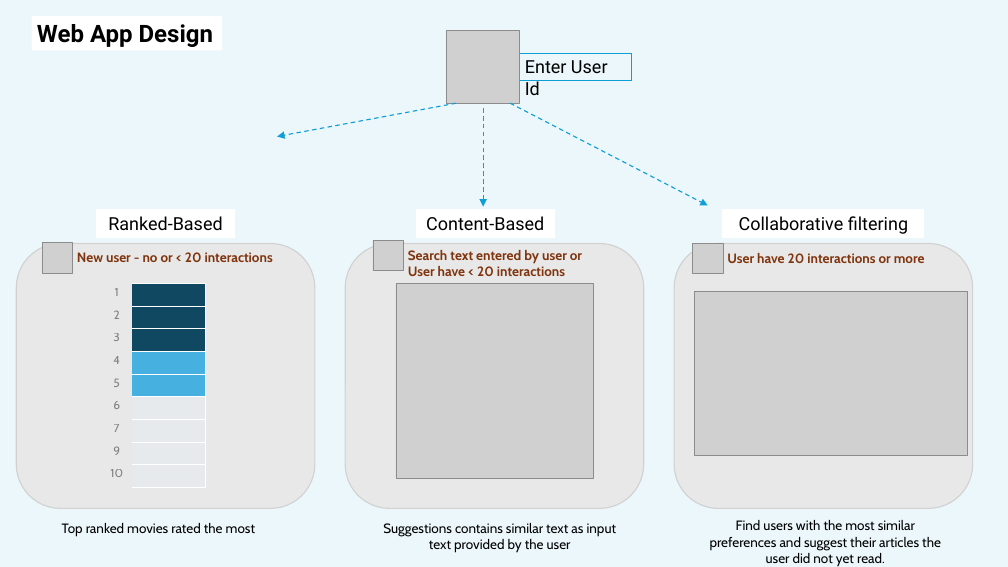
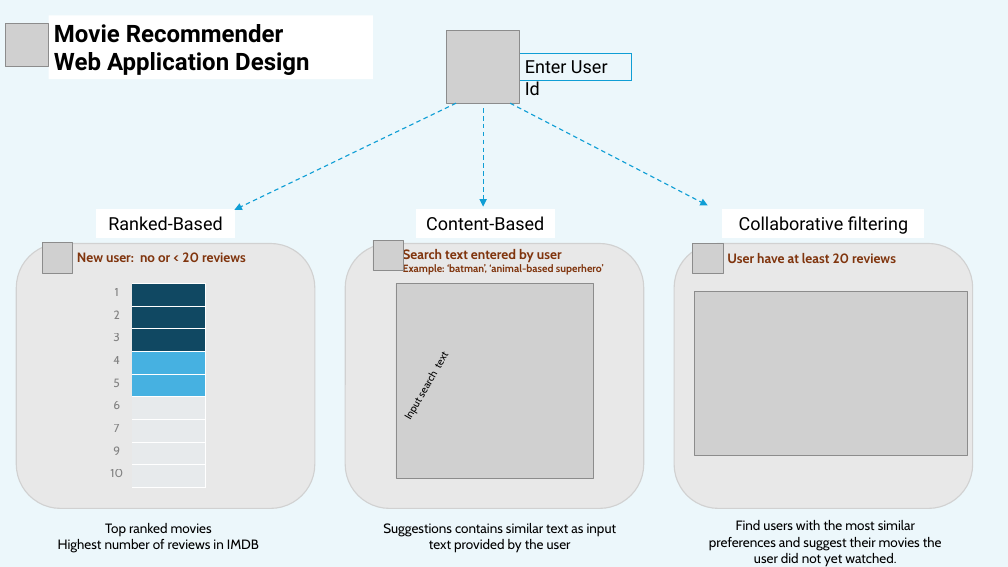
Before and after one commit to JuanitaSmith/capstone_movie_recommendation, a slide deck: slide 1 of docs/webapp_design.pptx. Drawn at 1008x567 pixels with LibreOffice and Linux fonts; fonts in the diff are those of the drawing; grey boxes stand for pictures. Boxes give left, top, right and bottom in pixels: in the first picture for what was removed or moved away, otherwise in the second. Text is boxed around its words. In the diff, an @@ line names an element or a change of style, - is before the commit and + after.

```diff
--- a/docs/webapp_design.pptx
+++ b/docs/webapp_design.pptx
@@ picture added at box(5, 23, 49, 66) @@
@@ rectangle "Movie Recommender": place and size @@
-rectangle "Movie Recommender" at box(31, 16, 222, 51)
+rectangle "Movie Recommender" at box(49, 16, 373, 79)
@@ text in rectangle at box(54, 24, 309, 75): text changed @@
-Web App Design
+Movie Recommender
+Web Application Design
@@ arrow moved from (456, 103) - (277, 137) to (456, 103) - (234, 210) @@
@@ text at box(77, 252, 246, 262): text changed @@
-New user - no or < 20 interactions
+New user: no or < 20 reviews
@@ text at box(403, 249, 604, 275): text changed; size 18 to 14 pt @@
-Search text entered by user or
-User have < 20 interactions
+Search text entered by user
+Example: ‘batman’, ‘animal-based superhero’
@@ text added at box(403, 248, 468, 263), 14 pt, text #000000 @@
+Input search text
@@ text at box(727, 253, 896, 263): text changed @@
-User have 20 interactions or more
+User have at least 20 reviews
@@ text at box(58, 523, 259, 553): text changed @@
-Top ranked movies rated the most
+Top ranked movies
+Highest number of reviews in IMDB
@@ text at box(709, 520, 942, 566): text changed @@
-Find users with the most similar preferences and suggest their articles the user did not yet read.
+Find users with the most similar preferences and suggest their movies the user did not yet watched.
```
Also in this commit, not shown: 1 slide added, 18 other files.
